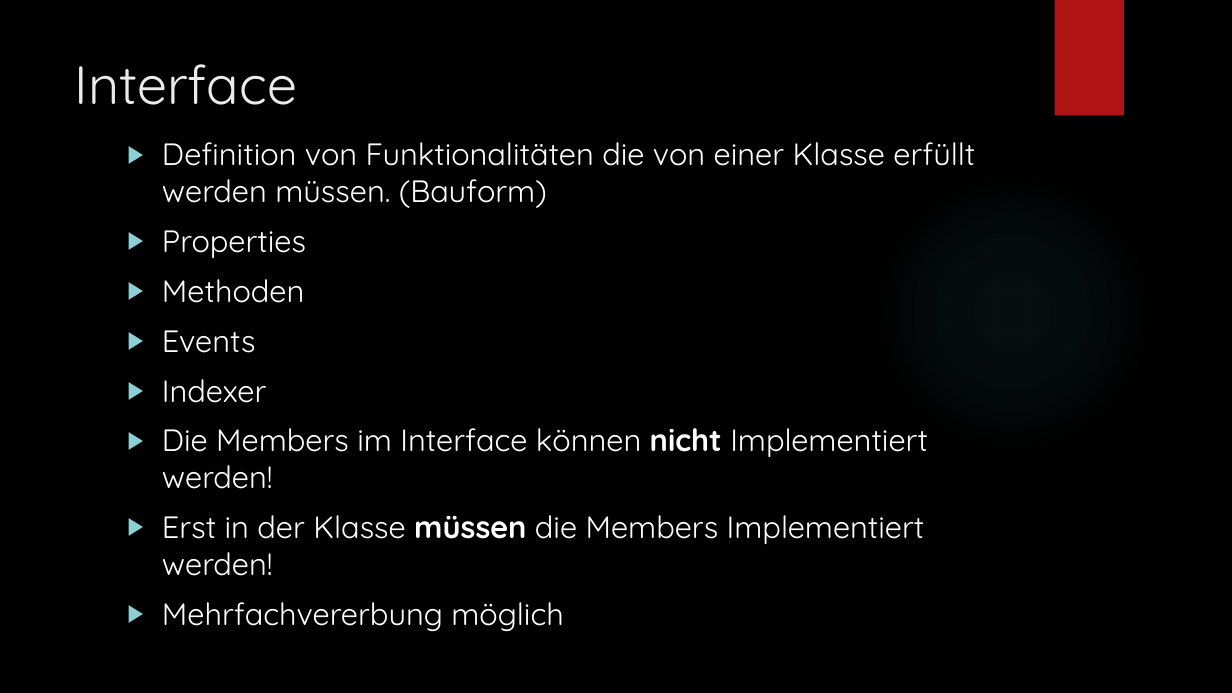
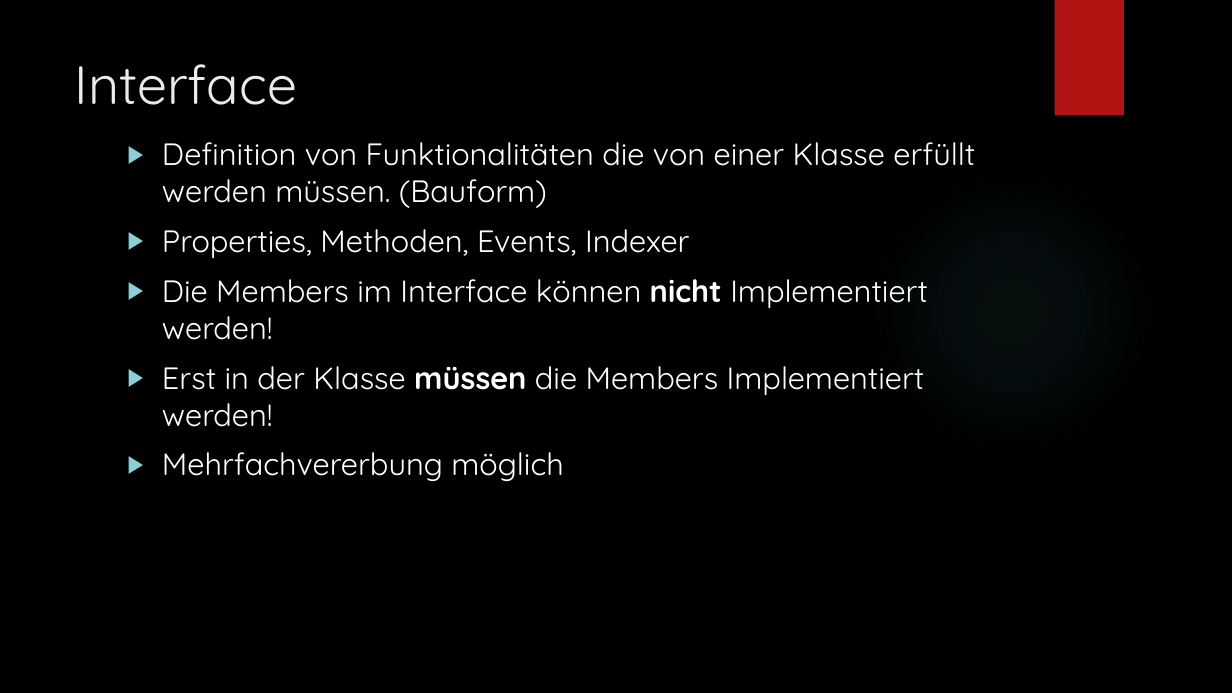
Before and after one commit to leoggehrer/1920_78ABIF, a slide deck: slide 6 of Inheritence&ObserverPattern.pptx. Drawn at 1232x693 pixels with LibreOffice and Linux fonts; fonts in the diff are those of the drawing; background and template pictures are left out. Boxes give left, top, right and bottom in pixels: in the first picture for what was removed or moved away, otherwise in the second. Text is boxed around its words. In the diff, an @@ line names an element or a change of style, - is before the commit and + after.

```diff
--- a/Inheritence&ObserverPattern.pptx
+++ b/Inheritence&ObserverPattern.pptx
@@ text at (162,229,689,258): text changed @@
-▶ Properties
-▶ Methoden
-▶ Events
-▶ Indexer
+▶ Properties, Methoden, Events, Indexer
```
Also in this commit, not shown: 1 other slide changed.
